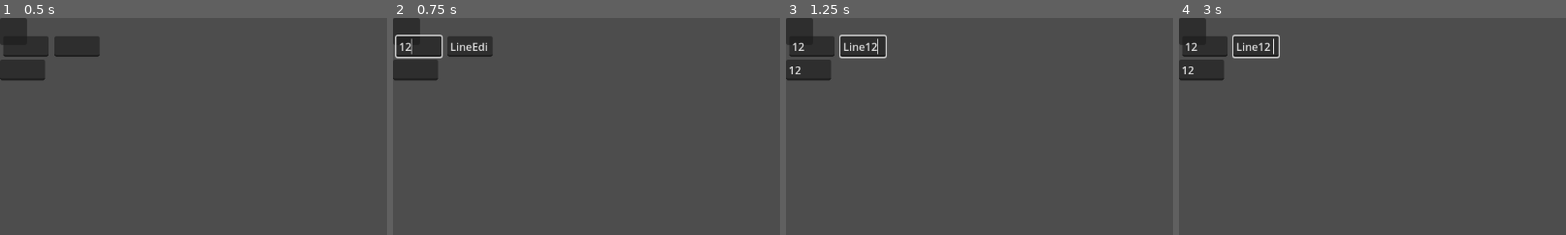
Above: before the commit, frames 1-4 (left to right).
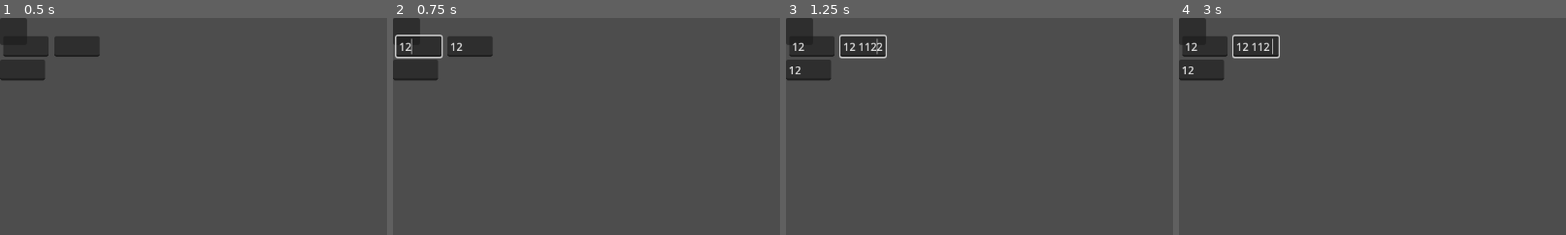
Above: after the commit, the same moments.

Repository: MoPaMo/NodeLineJS
Game: Godot game, scene res://control.tscn
Two runs of this game, one before a commit and one after it. Both use one fixed random seed, a clock stepped at 60 frames per second and the inputs below.
Inputs (mouse positions are % of the whole screen's width and height, from its top left):
- Up to frame 1 (0.5 s): no input
- Up to frame 2 (0.75 s): click (3, 7) at 0.52 s; type "12" at 0.6 s
- Up to frame 3 (1.25 s): click (3, 12) at 0.75 s; type "12" at 0.83 s; click (10, 7) at 0.98 s; type "12" at 1.07 s
- Up to frame 4 (3 s): tap Enter at 2 s; tap Space at 2.75 s
The pictures show only the part of the screen within x 0-50%, y 0-50%; the shares and areas given below are measured in that part.

Frame 1 is identical in both runs. In frame 2, 0.2% of the frame differs, in the area x 15-25%, y 11-16%; in frame 3, 0.2%, in the area x 15-26%, y 9-17%; in frame 4, 0.2%.

Commit message:
Refactor dynamic input handling and output calculation
Generalized signal connections for input LineEdit nodes and streamlined output recalculation based on all input changes.

Diff:
--- a/default_node.gd
+++ b/default_node.gd
@@ -4,13 +4,8 @@
 @onready var input_boxes = get_input_boxes()
 @onready var output_boxes = get_output_boxes()
 
-# Assuming you have specific LineEdit nodes you want to reference
-@onready var line_edit_1 = input_boxes[0].get_node("LineEdit") if input_boxes.size() > 0 else null
-@onready var line_edit_2 = input_boxes[1].get_node("LineEdit") if input_boxes.size() > 1 else null
-@onready var line_edit_3 = output_boxes[0].get_node("LineEdit") if output_boxes.size() > 0 else null
-
 func _ready():
-	# Connect the text_changed signal to custom methods using Callable
+	# Connect the text_changed signal to a custom method using Callable for all input LineEdit nodes
 	for input_box in input_boxes:
 		var line_edit = input_box.get_node("LineEdit")
 		line_edit.text_changed.connect(Callable(self, "_on_line_edit_text_changed"))
@@ -33,12 +28,22 @@
 			result.append(child)
 	return result
 
-# Define the custom methods to handle the signal
+# Define the custom method to handle the signal
 func _on_line_edit_text_changed(new_text: String) -> void:
 	print("Text in LineEdit changed to: ", new_text)
-	_update_line_edit_3()
+	_recalculate()
 
-func _update_line_edit_3() -> void:
-	if line_edit_1 and line_edit_2 and line_edit_3:
-		var combined_text = "LineEdit1: %s, LineEdit2: %s" % [line_edit_1.text, line_edit_2.text]
-		line_edit_3.text = combined_text
+# Function to recalculate the output
+func _recalculate() -> void:
+	# Assuming there's only one output LineEdit for simplicity
+	if output_boxes.size() > 0:
+		var line_edit_output = output_boxes[0].get_node("LineEdit")
+		var combined_text = ""
+
+		# Combine the texts of all input LineEdit nodes
+		for input_box in input_boxes:
+			var line_edit_input = input_box.get_node("LineEdit")
+			combined_text += line_edit_input.text + " "
+
+		# Update the output LineEdit
+		line_edit_output.text = combined_text.strip_edges()
